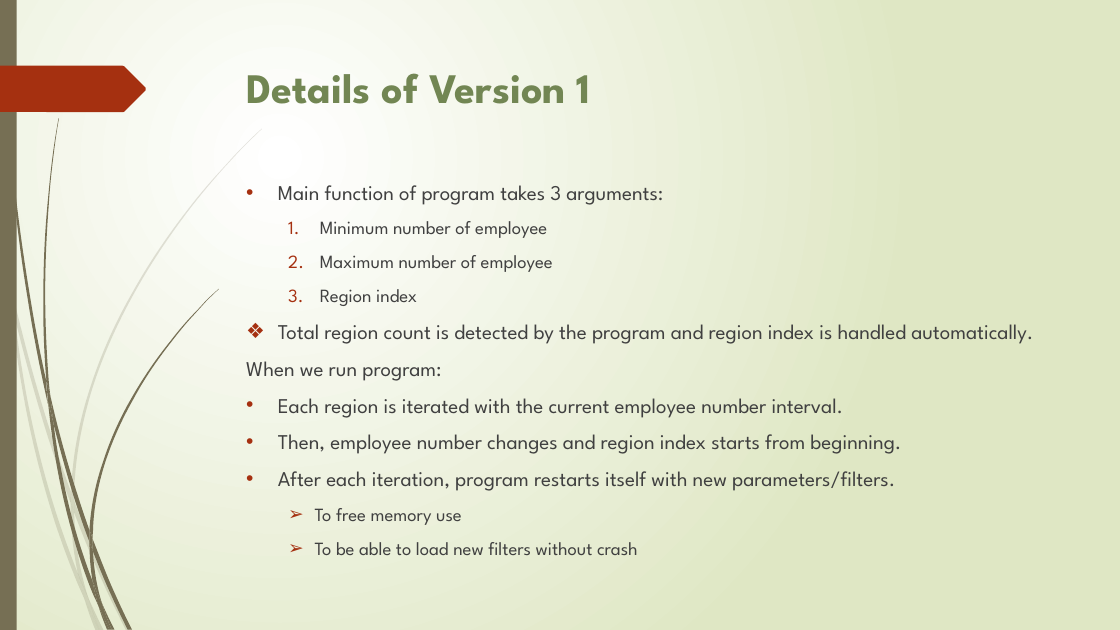
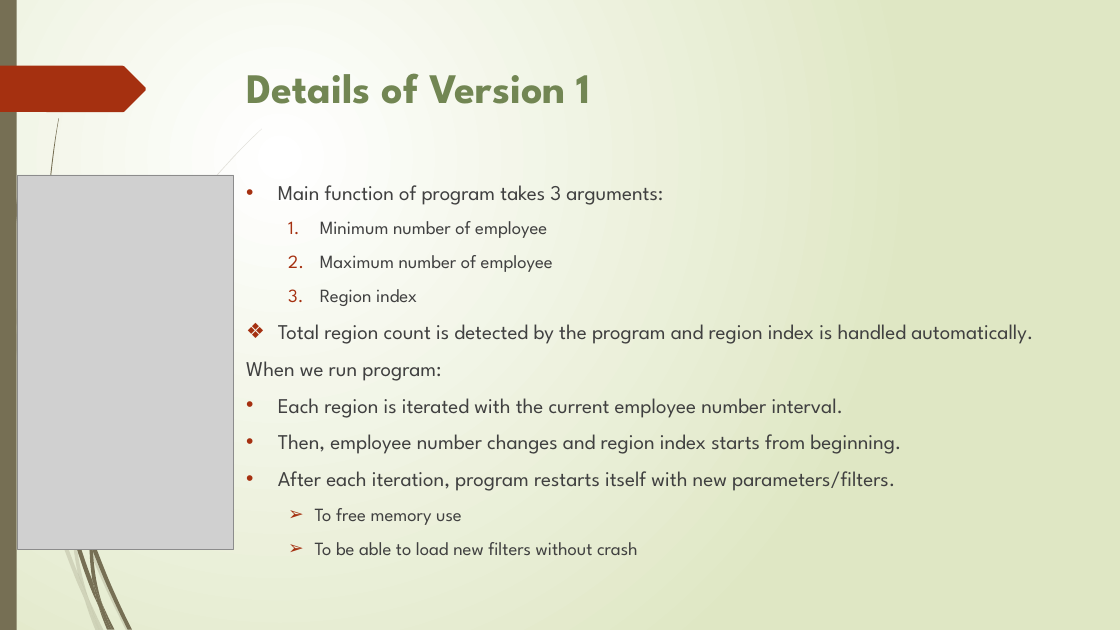
Before and after one commit to storm999/FullyAutomatedDataScrapingToolForInnoscriptaHackathon, a slide deck: slide 7 of data scraping.pptx. Drawn at 1120x630 pixels with LibreOffice and Linux fonts; fonts in the diff are those of the drawing; grey boxes stand for pictures. Boxes give left, top, right and bottom in pixels: in the first picture for what was removed or moved away, otherwise in the second. Text is boxed around its words. In the diff, an @@ line names an element or a change of style, - is before the commit and + after.

Commit message:
slide

```diff
--- a/data scraping.pptx
+++ b/data scraping.pptx
@@ picture added at (x1=17, y1=175, x2=234, y2=549) @@
@@ freeform shape removed at (x1=89, y1=289, x2=218, y2=539) @@
@@ freeform shape removed at (x1=46, y1=377, x2=54, y2=424) @@
@@ freeform shape removed at (x1=50, y1=397, x2=89, y2=542) @@
@@ freeform shape removed at (x1=71, y1=492, x2=74, y2=513) @@
```
Also in this commit, not shown: 1 slide added, 2 slides removed.
